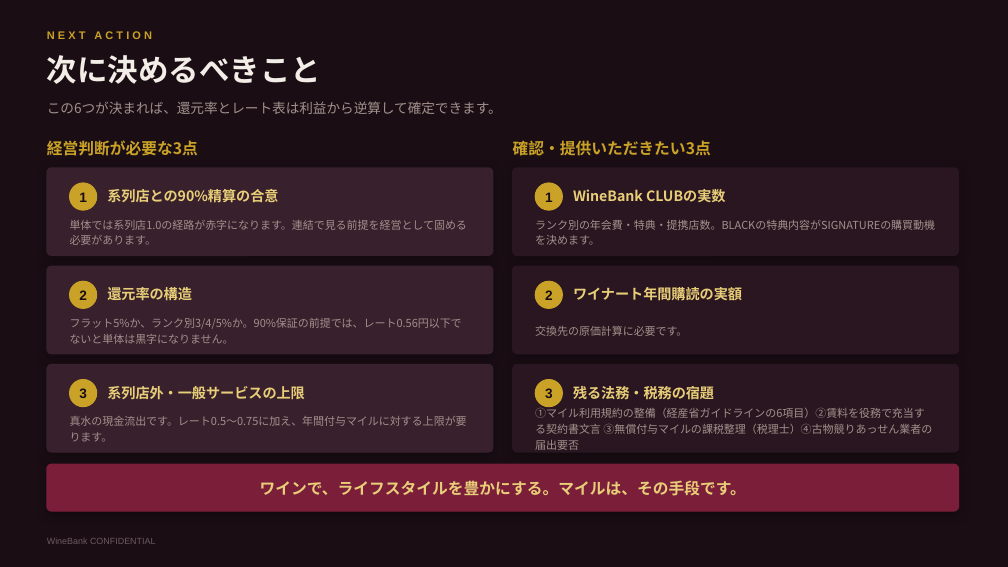
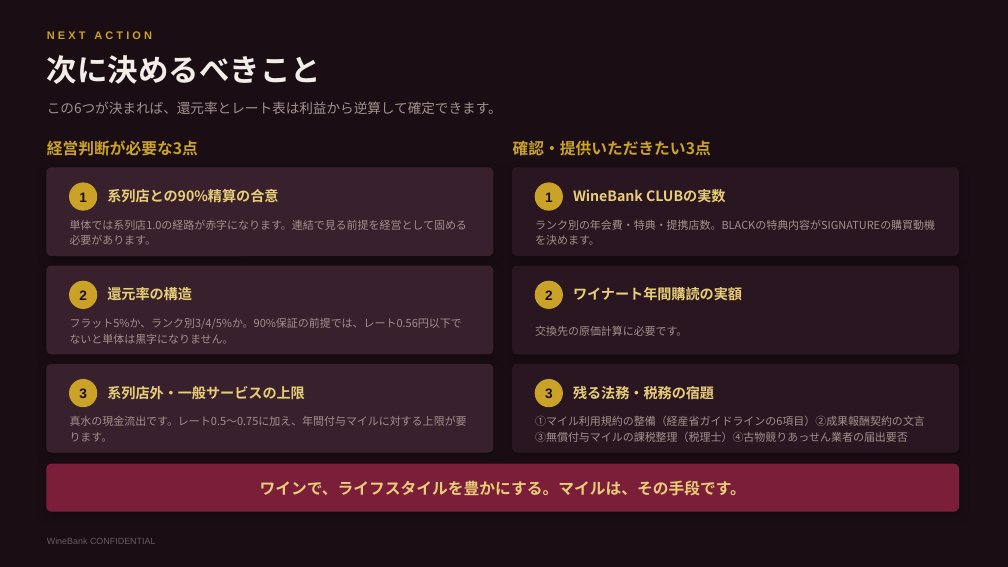
Before and after one commit to nakano-winebank/wine-auction, a slide deck: slide 26 of 提案資料/WineBank_ワインマイル経済圏構想.pptx. Drawn at 1008x567 pixels with LibreOffice and Linux fonts; fonts in the diff are those of the drawing. Boxes give left, top, right and bottom in pixels: in the first picture for what was removed or moved away, otherwise in the second. Text is boxed around its words. In the diff, an @@ line names an element or a change of style, - is before the commit and + after.

```diff
--- a/提案資料/WineBank_ワインマイル経済圏構想.pptx
+++ b/提案資料/WineBank_ワインマイル経済圏構想.pptx
@@ text at [535,416,925,442]: text changed @@
-①マイル利用規約の整備（経産省ガイドラインの6項目）②賃料を役務で充当する契約書文言 ③無償付与マイルの課税整理（税理士）④古物競りあっせん業者の届出要否
+①マイル利用規約の整備（経産省ガイドラインの6項目）②成果報酬契約の文言 ③無償付与マイルの課税整理（税理士）④古物競りあっせん業者の届出要否
```
Also in this commit, not shown: 5 other slides changed, 4 other files.
